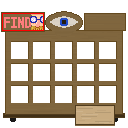
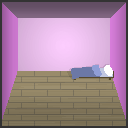
Layered file, before and after one edit (128px x 128px). Changes by layer:
renamed "Layer 7" to "Layer 10", painted on it over left=0, top=0, right=128, bottom=128
added layer "Layer 12" (10%) above "Bed" over left=67, top=64, right=113, bottom=80
added layer "Bed" above "Layer 14" over left=2, top=65, right=126, bottom=122
added layer "Layer 14" (4%) above "Layer 8" over left=2, top=75, right=128, bottom=128
painted on "Layer 8" over left=0, top=0, right=128, bottom=128
removed layer "Layer 5" over left=1, top=12, right=45, bottom=32
removed layer "Layer 3" over left=2, top=11, right=126, bottom=126
removed layer "Layer 4" over left=10, top=116, right=118, bottom=122
